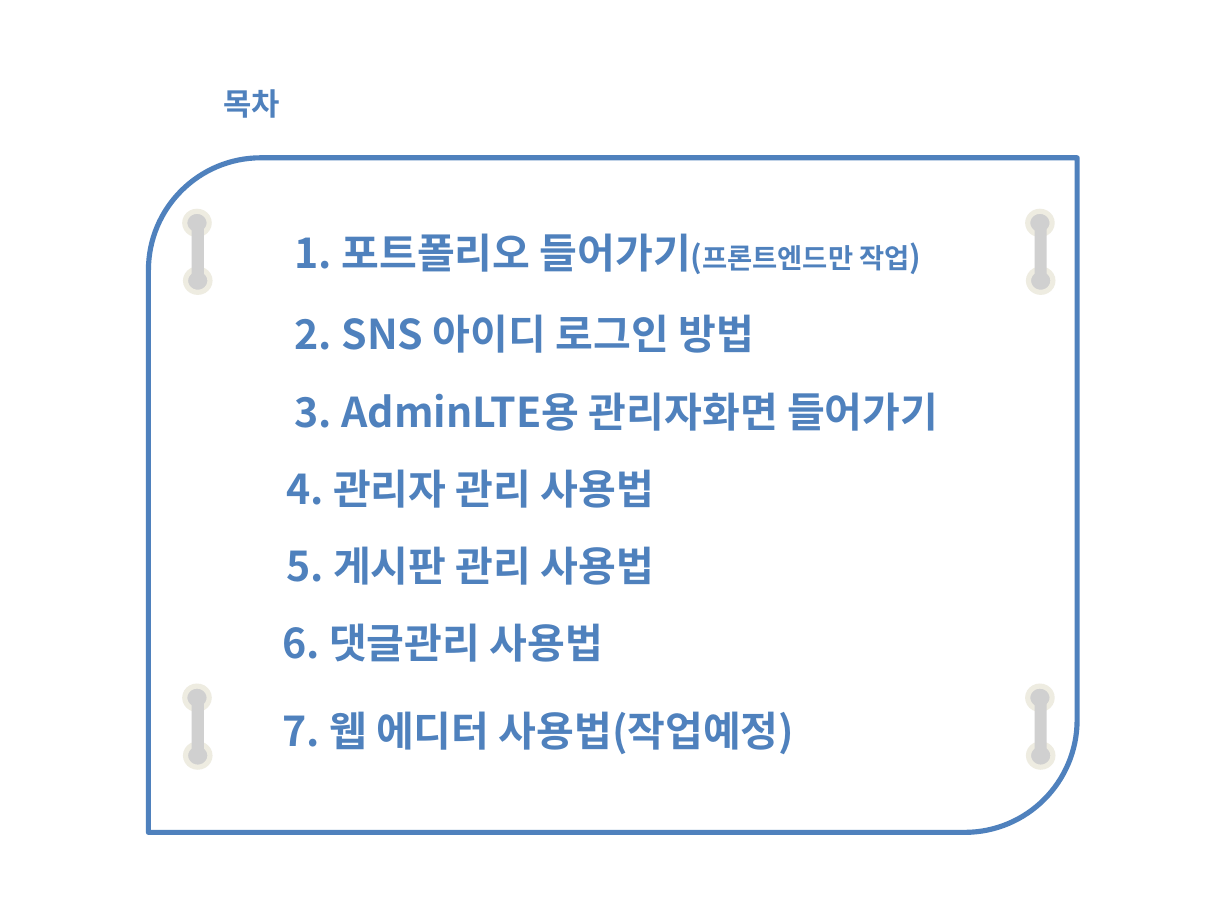
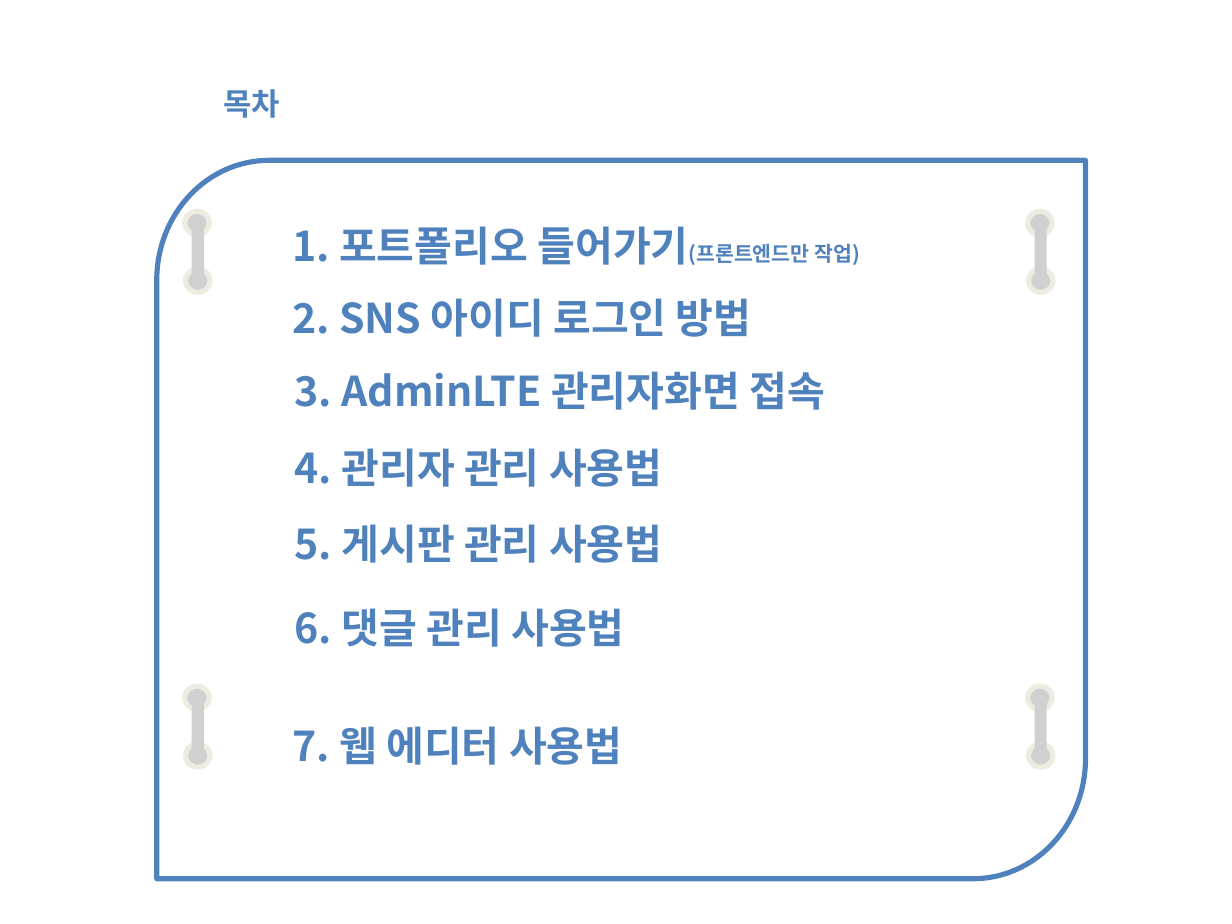
Before and after one commit to miniplugin/human, a slide deck: slide 2 of git_img/projectv1.1_manual.pptx. Drawn at 1232x924 pixels with LibreOffice and Linux fonts; fonts in the diff are those of the drawing; grey boxes stand for pictures. Boxes give left, top, right and bottom in pixels: in the first picture for what was removed or moved away, otherwise in the second. Text is boxed around its words. In the diff, an @@ line names an element or a change of style, - is before the commit and + after.

```diff
--- a/git_img/projectv1.1_manual.pptx
+++ b/git_img/projectv1.1_manual.pptx
@@ freeform shape: place and size @@
-freeform shape at [148,158,1077,833]
+freeform shape at [156,160,1085,878]
@@ text "1. 포트폴리오 들어가기(프론트엔드만 작업)": place and size @@
-text "1. 포트폴리오 들어가기(프론트엔드만 작업)" at [295,233,909,272]
+text "1. 포트폴리오 들어가기(프론트엔드만 작업)" at [292,226,860,265]
@@ text "1. 포트폴리오 들어가기(프론트엔드만 작업)" at [292,226,860,265]: size 18 to 12 pt, size 16 to 12 pt in "들어가기(프론트엔드만 작업)" @@
@@ text "2. SNS 아이디 로그인 방법": place and size @@
-text "2. SNS 아이디 로그인 방법" at [295,314,754,353]
+text "2. SNS 아이디 로그인 방법" at [292,298,752,337]
@@ text at [295,371,825,410]: text changed @@
-3. AdminLTE용 관리자화면 들어가기
+3. AdminLTE 관리자화면 접속
@@ text "4. 관리자 관리 사용법": place and size @@
-text "4. 관리자 관리 사용법" at [286,469,654,508]
+text "4. 관리자 관리 사용법" at [295,448,662,487]
@@ text "5. 게시판 관리 사용법": place and size @@
-text "5. 게시판 관리 사용법" at [286,546,654,585]
+text "5. 게시판 관리 사용법" at [295,524,662,563]
@@ text at [295,608,624,647]: spaces changed @@
-6. 댓글관리 사용법
+6. 댓글 관리 사용법
@@ text at [292,726,622,765]: text changed @@
-7. 웹 에디터 사용법(작업예정)
+7. 웹 에디터 사용법
```
Also in this commit, not shown: 3 other slides changed, 24 slides added, 3 slides removed, 1 other file.
